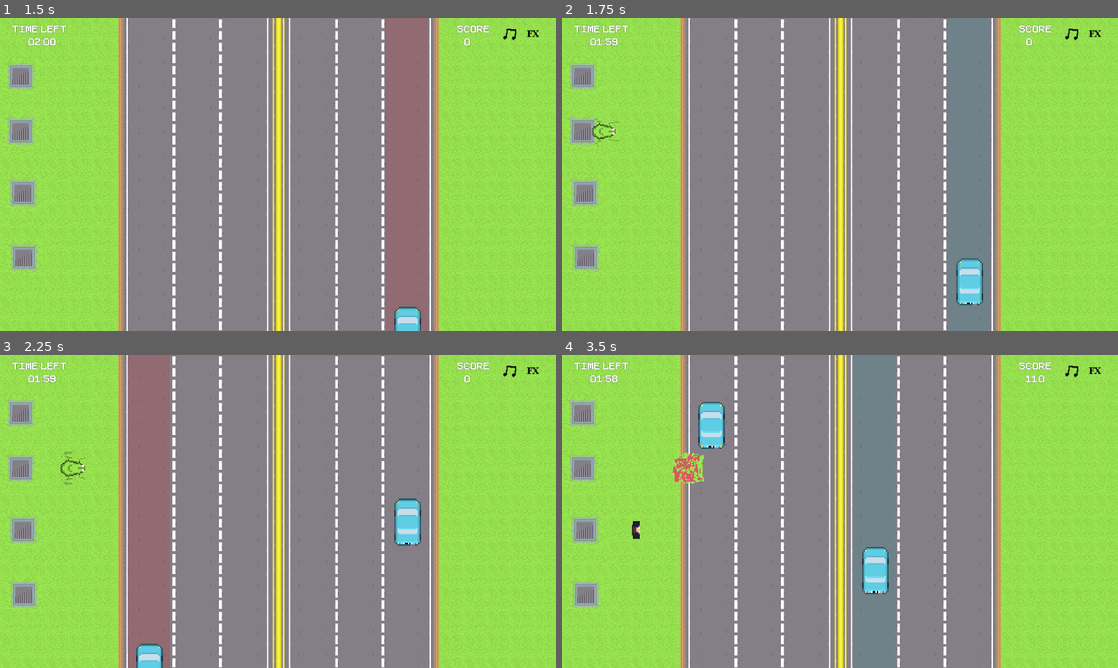
Above: before the commit, frames 1-4 (two rows, left to right).
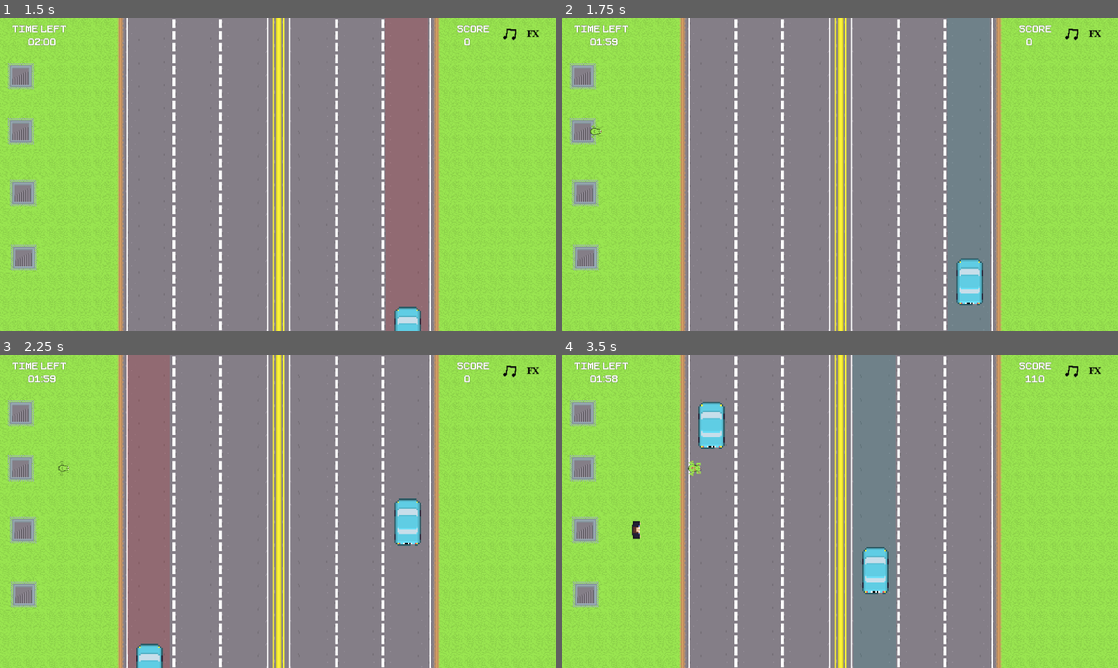
Above: after the commit, the same moments.

Repository: lewis785/gmtk-game-jam-2023
Game: Godot game, scene res://scenes/ui/StartScreen.tscn
Two runs of this game, one before a commit and one after it. Both use one fixed random seed, a clock stepped at 60 frames per second and the inputs below. Sound files missing from this copy of the repository are replaced by a short silence.
Inputs (mouse positions are in pixels of both pictures, inside the frame that each line leads up to):
- Up to frame 1 (1.5 s): click "Start" at 0.5 s; tap Enter at 1.25 s; move the mouse to (400, 158) at 1.27 s; click (400, 158) at 1.42 s
- Up to frame 2 (1.75 s): no input
- Up to frame 3 (2.25 s): move the mouse to (166, 527) at 2.02 s; click (166, 527) at 2.17 s
- Up to frame 4 (3.5 s): move the mouse to (895, 442) at 2.77 s; click (895, 442) at 2.92 s

Frame 1 is identical in both runs. In frame 2, 0.1% of the frame differs, in the area x 5-11%, y 31-42%; in frame 3, 0.1%; in frame 4, 0.4%, in the area x 19-26%, y 31-42%.

Commit message:
ADD make frogs look like they are jumping using scaling

Diff:
--- /dev/null
+++ b/scenes/person/Frog.gd
@@ -0,0 +1,14 @@
+extends MovementComponent
+
+var tween: Tween
+
+func _ready():
+	tween = get_tree().create_tween()
+	tween.bind_node(self)
+	growShrinkSprite()
+
+func growShrinkSprite():
+
+	tween.set_loops()
+	tween.tween_property(self, "scale", Vector2(0.2, 0.2), 0.4).as_relative()
+	tween.tween_property(self, "scale", Vector2(-0.2, -0.2), 0.4).as_relative()
--- a/scenes/person/Frog.tscn
+++ b/scenes/person/Frog.tscn
@@ -1,6 +1,6 @@
 [gd_scene load_steps=13 format=3 uid="uid://cf3lyxoa43kit"]
 
-[ext_resource type="Script" path="res://scripts/MoveComponent.gd" id="1_lmc83"]
+[ext_resource type="Script" path="res://scenes/person/Frog.gd" id="1_8e6au"]
 [ext_resource type="Texture2D" uid="uid://brgm3ptolrbji" path="res://assets/entities/FrogFull-Sheet.png" id="2_6kmvp"]
 [ext_resource type="PackedScene" uid="uid://ctn8s6hg8toiu" path="res://scenes/components/CollisionComponent.tscn" id="3_qg1gh"]
 [ext_resource type="Script" path="res://scenes/person/Person.gd" id="4_pyhtp"]
@@ -69,10 +69,10 @@
 [sub_resource type="RectangleShape2D" id="RectangleShape2D_yo7xa"]
 size = Vector2(27, 20)
 
-[node name="Person" type="CharacterBody2D" node_paths=PackedStringArray("animation") groups=["Person"]]
+[node name="Frog" type="CharacterBody2D" node_paths=PackedStringArray("animation") groups=["Person"]]
 collision_layer = 2
 collision_mask = 2
-script = ExtResource("1_lmc83")
+script = ExtResource("1_8e6au")
 speed = 5000.0
 direction = "RIGHT"
 animation = NodePath("AnimationPlayer")
